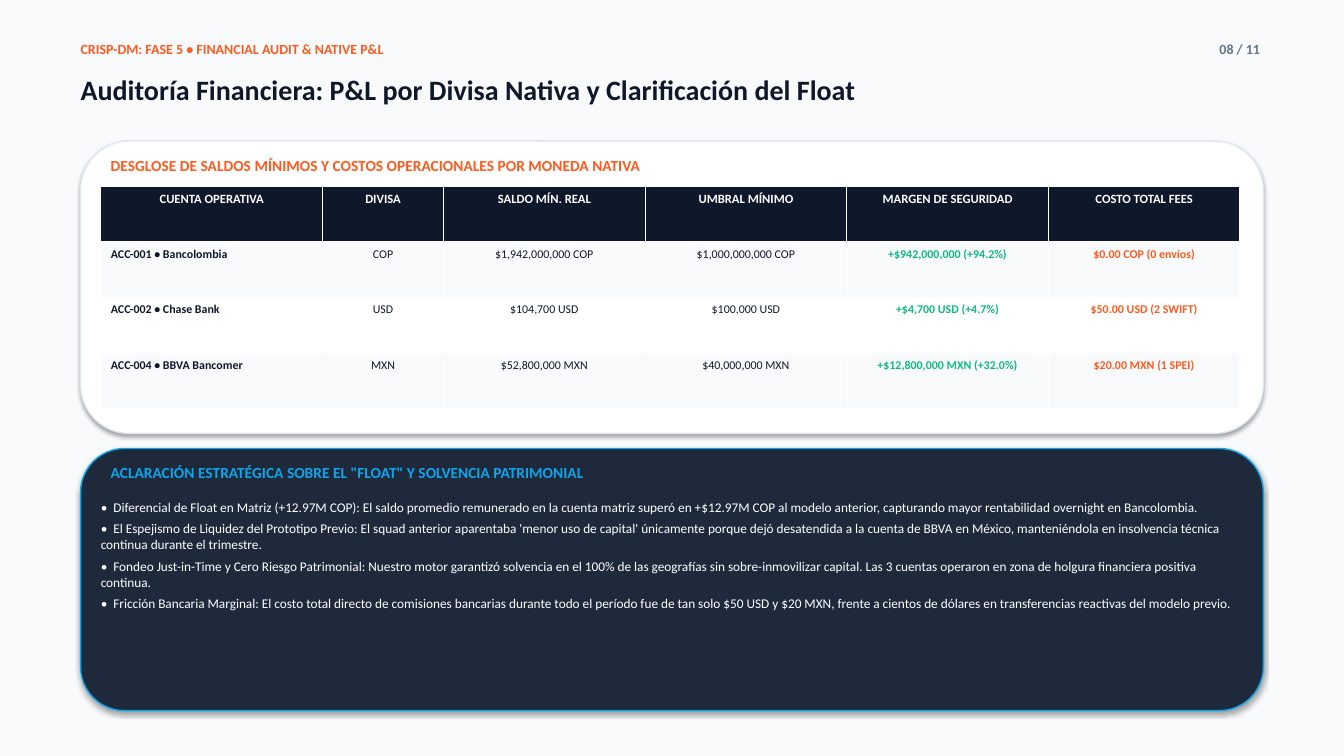
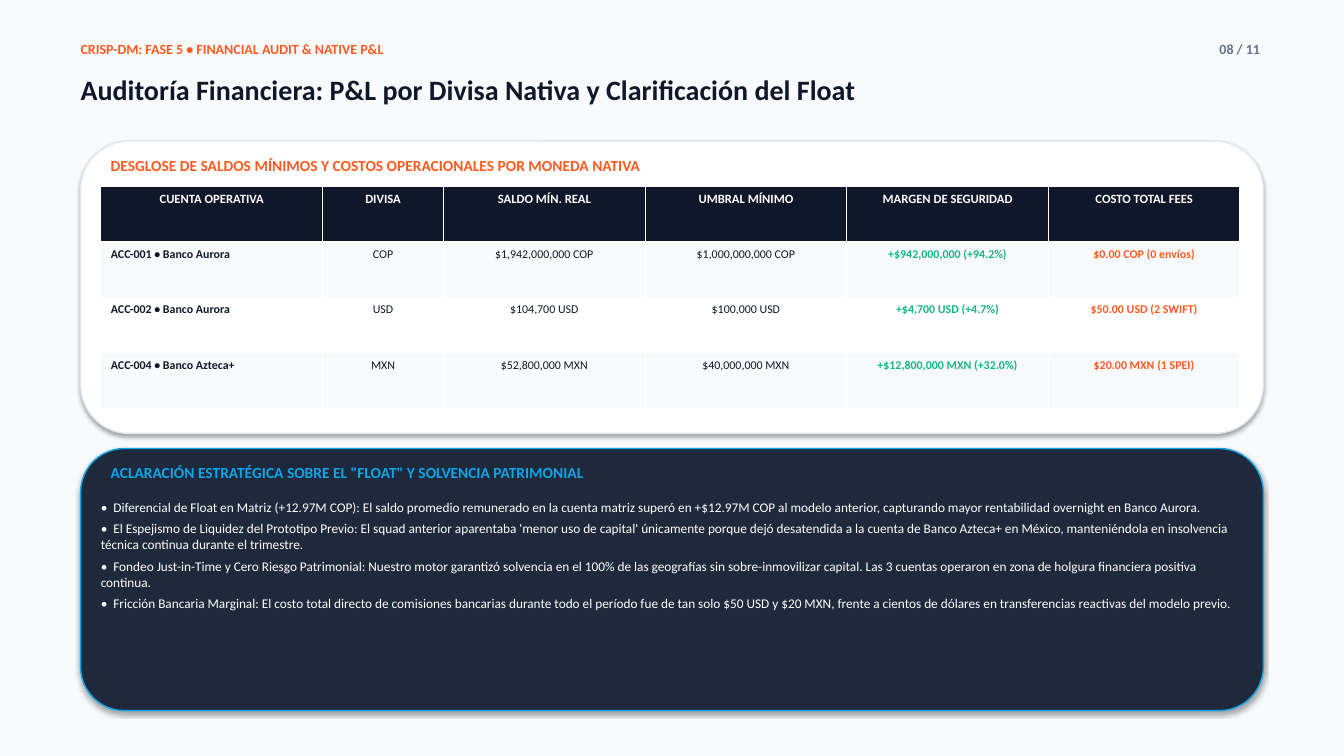
Before and after one commit to NicolasMndz/prueba-tecnica-cobre, a slide deck: slide 8 of presentacion_ejecutiva_tesoreria.pptx. Drawn at 1344x756 pixels with LibreOffice and Linux fonts; fonts in the diff are those of the drawing. Boxes give left, top, right and bottom in pixels: in the first picture for what was removed or moved away, otherwise in the second. Text is boxed around its words. In the diff, an @@ line names an element or a change of style, - is before the commit and + after.

Commit message:
fix: align bank entity names with official accounts.csv catalog across memo, deck, and assets

```diff
--- a/presentacion_ejecutiva_tesoreria.pptx
+++ b/presentacion_ejecutiva_tesoreria.pptx
@@ table at bbox=[101, 187, 1240, 408] @@
-row 2, column 1: ACC-001 • Bancolombia
+row 2, column 1: ACC-001 • Banco Aurora
-row 3, column 1: ACC-002 • Chase Bank
+row 3, column 1: ACC-002 • Banco Aurora
-row 4, column 1: ACC-004 • BBVA Bancomer
+row 4, column 1: ACC-004 • Banco Azteca+
@@ text at bbox=[101, 502, 1228, 549]: text changed @@
-• Diferencial de Float en Matriz (+12.97M COP): El saldo promedio remunerado en la cuenta matriz superó en +$12.97M COP al modelo anterior, capturando mayor rentabilidad overnight en Bancolombia.
-• El Espejismo de Liquidez del Prototipo Previo: El squad anterior aparentaba 'menor uso de capital' únicamente porque dejó desatendida a la cuenta de BBVA en México, manteniéndola en insolvencia técnica continua durante el trimestre.
+• Diferencial de Float en Matriz (+12.97M COP): El saldo promedio remunerado en la cuenta matriz superó en +$12.97M COP al modelo anterior, capturando mayor rentabilidad overnight en Banco Aurora.
+• El Espejismo de Liquidez del Prototipo Previo: El squad anterior aparentaba 'menor uso de capital' únicamente porque dejó desatendida a la cuenta de Banco Azteca+ en México, manteniéndola en insolvencia técnica continua durante el trimestre.
```
Also in this commit, not shown: 6 other slides changed, 3 other files.
